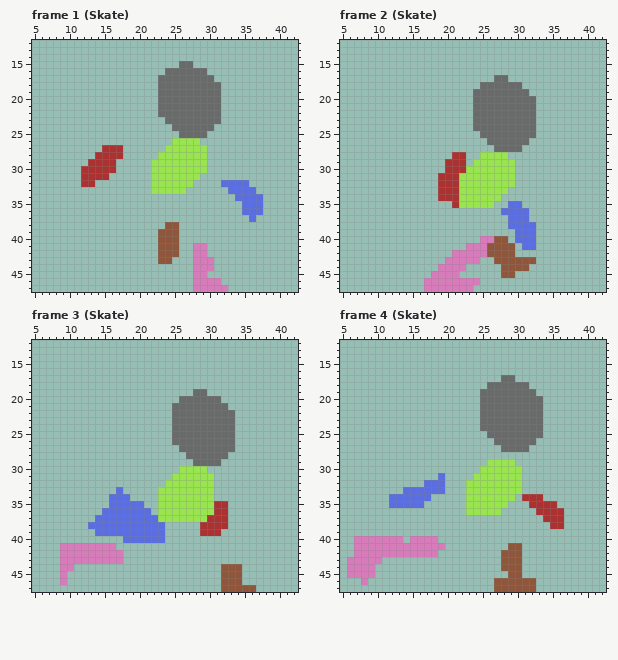
Two states of a pixel-art file, images/WillowAnimations.aseprite. This is how it looked before the edit.
48x48 pixels, 8 frames. Shown: frame 1 (Skate): x 5..42, y 12..47; frame 2 (Skate): x 5..42, y 12..47; frame 3 (Skate): x 5..42, y 12..47; frame 4 (Skate): x 5..42, y 12..47. The commit also changed other frames, which this record leaves out.
New version:
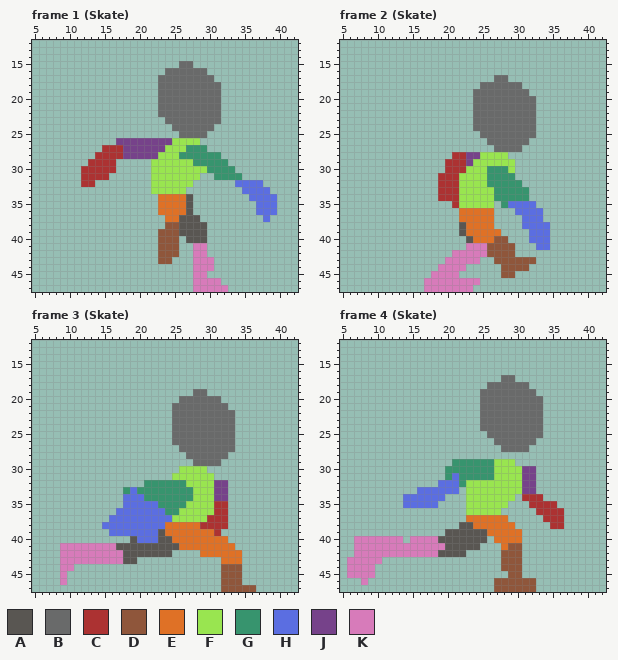
Palette (. is transparent): A #595652  B #696a6a  C #ac3232  D #8f563b  E #df7126  F #99e550  G #37946e  H #5b6ee1  J #76428a  K #d77bba
From the commit log: tweak more willow skate cycle
Difference:
layer "Back Arm" added
layer "Back Leg" added
layer "Front Leg" added
layer "Front Arm" added
--- frame 1 (Skate)
@@ x 5..42 @@
 25 .....................BBBB.............
-26 ....................FFFF..............
-27 ..........CCC......FFFFFF.............
-28 .........CCCC.....FFFFFFF.............
-29 ........CCCC.....FFFFFFFF.............
-30 .......CCCCC.....FFFFFFFF.............
-31 .......CCCC......FFFFFFF..............
-32 .......CC........FFFFFF....HHHH.......
-33 .................FFFFF......HHHH......
-34 .............................HHHH.....
-35 ..............................HHH.....
-36 ..............................HHH.....
-37 ...............................H......
-38 ...................DD.................
-39 ..................DDD.................
-40 ..................DDD.................
+26 ............JJJJJJJJFFFF..............
+27 ..........CCCJJJJJJFFFGGG.............
+28 .........CCCCJJJJJFFFGGGGGG...........
+29 ........CCCC.....FFFFFFGGGGG..........
+30 .......CCCCC.....FFFFFFFFGGGG.........
+31 .......CCCC......FFFFFFF..GGGG........
+32 .......CC........FFFFFF......HHHH.....
+33 .................FFFFF........HHHH....
+34 ..................EEEEA........HHHH...
+35 ..................EEEEA.........HHH...
+36 ..................EEEEA.........HHH...
+37 ...................EEAAA.........H....
+38 ...................DDAAAA.............
+39 ..................DDDAAAA.............
+40 ..................DDD.AAA.............
 41 ..................DDD..KK.............
--- frame 2 (Skate)
@@ x 20..36 @@
 27 .......BBBB......
-28 .CC..FFFF........
-29 CCC.FFFFFF.......
-30 CCCFFFFFFF.......
-31 CCFFFFFFFF.......
-32 CCFFFFFFFF.......
-33 CCFFFFFFF........
-34 CCFFFFFF.........
-35 .CFFFFF..HH......
-36 ........HHHH.....
-37 .........HHH.....
-38 .........HHHH....
-39 ..........HHH....
-40 .....KKDD.HHH....
-41 ...KKKDDDD.HH....
+28 .CCJJFFFF........
+29 CCCJFFFFFF.......
+30 CCCFFFGGGF.......
+31 CCFFFFGGGG.......
+32 CCFFFFGGGGG......
+33 CCFFFFFGGGGG.....
+34 CCFFFFFGGGGG.....
+35 .CFFFFF.GHHHH....
+36 ..EEEEE...HHHH...
+37 ..EEEEE....HHH...
+38 ..AEEEE....HHHH..
+39 ..AEEEEE....HHH..
+40 ...AEEEDD...HHH..
+41 ...KKKDDDD...HH..
 42 .KKKKKDDDD.......
--- frame 3 (Skate)
@@ x 11..36 @@
 31 ..............FFFFFF......
-32 .............FFFFFFF......
-33 ......H.....FFFFFFFF......
-34 .....HHH....FFFFFFFF......
-35 .....HHHHH..FFFFFFFFCC....
-36 ....HHHHHHH.FFFFFFFFCC....
-37 ...HHHHHHHHHFFFFFFFCCC....
-38 ..HHHHHHHHHHH.....CCCC....
-39 ...HHHHHHHHHH.....CCC.....
-40 .......HHHHHH.............
-41 KKKKKK....................
-42 KKKKKKK...................
-43 KKKKKKK...................
+32 ..........GGGGGGFFFFJJ....
+33 .......GHGGGGGGGGFFFJJ....
+34 .......HHHGGGGGGGFFFJJ....
+35 .......HHHHHGGGGFFFFCC....
+36 ......HHHHHHHGGFFFFFCC....
+37 .....HHHHHHHHHFFFFFCCC....
+38 ....HHHHHHHHHEEEEECCCC....
+39 .....HHHHHHHAEEEEEEEC.....
+40 ........AHHHAAEEEEEEEE....
+41 KKKKKKAAAAAAAAAEEEEEEEE...
+42 KKKKKKKAAAAAAA....EEEEEE..
+43 KKKKKKKAA............EEE..
 44 .....................DDD..
--- frame 4 (Skate)
@@ x 10..34 @@
 28 .........................
-29 ................FFFF.....
-30 ...............FFFFFF....
-31 .........H....FFFFFFF....
-32 .......HHH...FFFFFFFF....
-33 ....HHHHHH...FFFFFFFF....
-34 ..HHHHHH.....FFFFFFF.CCC.
-35 ..HHHHH......FFFFFF...CCC
+29 ...........GGGGGGFFF.....
+30 ..........GGGGGGGFFFFJJ..
+31 ..........GHGGGGGFFFFJJ..
+32 .........HHHGFFFFFFFFJJ..
+33 ......HHHHHH.FFFFFFFFJJ..
+34 ....HHHHHH...FFFFFFF.CCC.
+35 ....HHHHH....FFFFFF...CCC
 36 .............FFFFF.....CC
-37 ........................C
-38 .........................
-39 .........................
-40 KKKK.KKKK................
-41 KKKKKKKKKK.........DD....
-42 KKKKKKKKK.........DDD....
+37 .............EEEEEE.....C
+38 ............AAEEEEEE.....
+39 ..........AAAAAAEEEEE....
+40 KKKK.KKKKAAAAAAA.EEEE....
+41 KKKKKKKKKKAAAAA...EDD....
+42 KKKKKKKKKAAAA.....DDD....
 43 K.................DDD....
Pixel boxes of the changes (left, top, right, bottom) in both pictures:
changed: (116, 138, 277, 243)
changed: (459, 152, 550, 250)
changed: (88, 480, 242, 564)
changed: (389, 459, 536, 557)
